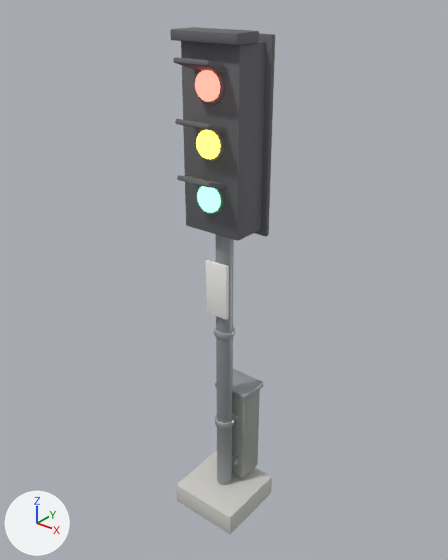
An edit to the glTF model models/th17_signal.glb, drawn before and after from the same camera.
Rendered twice from a 50 mm camera at (3.95, -4.94, 6.34) aimed at (-0.09, 0.11, 3.2). The lights are fixed; the arrows at lower left show +X, +Y and +Z. The first picture is the older version. Where no turn or scale is listed for an object, it has been applied to the vertices. Vertices at exactly the same position are counted once.
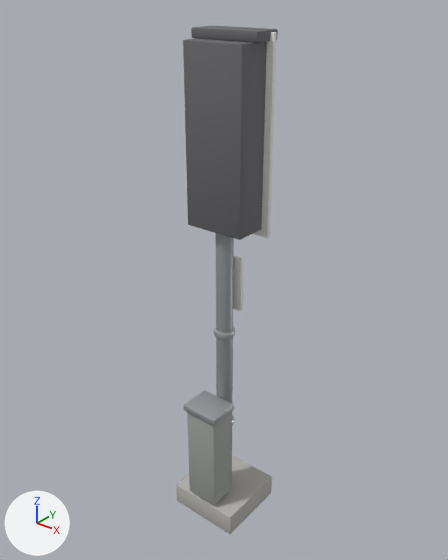
Location of each change, [x1, y1, x2, y2] in pixels of the pictures (448 x 560 px; the box of a moved part takes in the faces that stretch with it):
'Cube.001', moved
    before: [181, 41, 266, 241]
    after: [183, 38, 267, 240]
'Cube.009', moved
    before: [232, 390, 260, 478]
    after: [187, 412, 231, 505]
'Cube', recoloured (light grey to grey)
    both: [176, 467, 272, 534]
'Cube.002', recoloured, moved (dark grey to white)
    before: [255, 33, 275, 236]
    after: [253, 32, 277, 238]
'Cube.008', moved
    before: [206, 260, 229, 320]
    after: [233, 255, 243, 311]
'Cube.010', moved
    before: [215, 369, 263, 401]
    after: [184, 390, 234, 426]
'Cube.007', moved
    before: [170, 27, 259, 45]
    after: [191, 26, 278, 43]
'Cube.004', moved (not visible afterwards)
    before: [173, 57, 227, 72]
'Cube.006', moved (not visible afterwards)
    before: [177, 175, 227, 189]
'Cube.005', moved (not visible afterwards)
    before: [175, 119, 227, 133]
part 1 of me_cylinder_003, moved or reshaped (not visible afterwards)
    before: [195, 70, 220, 102]
part 2 of me_cylinder_004, moved or reshaped (not visible afterwards)
    before: [195, 70, 225, 105]
part 3 of me_cylinder_005, moved or reshaped (not visible afterwards)
    before: [196, 130, 221, 159]
part 4 of me_cylinder_006, moved or reshaped (not visible afterwards)
    before: [196, 129, 225, 162]
part 5 of me_cylinder_007, moved or reshaped (not visible afterwards)
    before: [197, 186, 221, 213]
part 6 of me_cylinder_008, moved or reshaped (not visible afterwards)
    before: [197, 186, 225, 215]

The change, as a list of edits to the scene's bpy script:
```text
Change mat_fundament:
    mat_fundament.base_color: (0.6, 0.59, 0.56) -> (0.45, 0.44, 0.42)  # light grey #cbcac5 -> grey #b3b1ad
Change me_cube_002:
    remove me_cube_002.from_pydata(...)  # 56 vertices, 108 faces; spans x -0.43..0.43, y -0.03..0.03, z -1.01..1.01
    remove me_cube_002.materials.append(mat_signalschirm)  # dark grey #69696c
    add me_cube_002.from_pydata(...)  # 56 vertices, 108 faces; spans x -0.44..0.44, y -0.03..0.03, z -1.03..1.03
    edits to the shape of me_cube_002 do not show in these pictures
    add me_cube_002.materials.append(mat_schirmrand)  # white #ecebe7
Change me_cylinder_003:
    remove me_cylinder_003.from_pydata(...)  # 96 vertices, 188 faces; spans x -0.145..0.145, y -0.05..0.05, z -0.145..0.145
    remove me_cylinder_003.materials.append(mat_rot)  # red #ff6f61, glowing red #ff6f61
    add me_cylinder_003.from_pydata(...)  # 96 vertices, 188 faces; spans x -0.185..0.185, y -0.045..0.045, z -0.185..0.185
    me_cylinder_003 part 1: 96 of 96 vertices moved; they spanned x -0.145..0.145, y -0.05..0.05, z -0.145..0.145 and now span x -0.185..0.185, y -0.045..0.045, z -0.185..0.185; mean shift (0.0, 0.0, 0.0)
    add me_cylinder_003.materials.append(mat_signalschirm)  # dark grey #69696c
Change me_cylinder_004:
    remove me_cylinder_004.from_pydata(...)  # 96 vertices, 188 faces; spans x -0.185..0.185, y -0.045..0.045, z -0.185..0.185
    remove me_cylinder_004.materials.append(mat_signalschirm)  # dark grey #69696c
    add me_cylinder_004.from_pydata(...)  # 96 vertices, 188 faces; spans x -0.145..0.145, y -0.045..0.045, z -0.145..0.145
    me_cylinder_004 part 2: 96 of 96 vertices moved; they spanned x -0.185..0.185, y -0.045..0.045, z -0.185..0.185 and now span x -0.145..0.145, y -0.045..0.045, z -0.145..0.145; mean shift (0.0, 0.0, 0.0)
    add me_cylinder_004.materials.append(mat_rot)  # red #ff6f61, glowing red #ff6f61
Change me_cylinder_005:
    remove me_cylinder_005.from_pydata(...)  # 96 vertices, 188 faces; spans x -0.145..0.145, y -0.05..0.05, z -0.145..0.145
    remove me_cylinder_005.materials.append(mat_gelb)  # yellow #ffdf59, glowing yellow #ffdf59
    add me_cylinder_005.from_pydata(...)  # 96 vertices, 188 faces; spans x -0.185..0.185, y -0.045..0.045, z -0.185..0.185
    me_cylinder_005 part 3: 96 of 96 vertices moved; they spanned x -0.145..0.145, y -0.05..0.05, z -0.145..0.145 and now span x -0.185..0.185, y -0.045..0.045, z -0.185..0.185; mean shift (0.0, 0.0, 0.0)
    add me_cylinder_005.materials.append(mat_signalschirm)  # dark grey #69696c
Change me_cylinder_006:
    remove me_cylinder_006.from_pydata(...)  # 96 vertices, 188 faces; spans x -0.185..0.185, y -0.045..0.045, z -0.185..0.185
    remove me_cylinder_006.materials.append(mat_signalschirm)  # dark grey #69696c
    add me_cylinder_006.from_pydata(...)  # 96 vertices, 188 faces; spans x -0.145..0.145, y -0.045..0.045, z -0.145..0.145
    me_cylinder_006 part 4: 96 of 96 vertices moved; they spanned x -0.185..0.185, y -0.045..0.045, z -0.185..0.185 and now span x -0.145..0.145, y -0.045..0.045, z -0.145..0.145; mean shift (0.0, 0.0, 0.0)
    add me_cylinder_006.materials.append(mat_gelb)  # yellow #ffdf59, glowing yellow #ffdf59
Change me_cylinder_007:
    remove me_cylinder_007.from_pydata(...)  # 96 vertices, 188 faces; spans x -0.145..0.145, y -0.05..0.05, z -0.145..0.145
    remove me_cylinder_007.materials.append(mat_gruen)  # green #7cffad, glowing green #7cffad
    add me_cylinder_007.from_pydata(...)  # 96 vertices, 188 faces; spans x -0.185..0.185, y -0.045..0.045, z -0.185..0.185
    me_cylinder_007 part 5: 96 of 96 vertices moved; they spanned x -0.145..0.145, y -0.05..0.05, z -0.145..0.145 and now span x -0.185..0.185, y -0.045..0.045, z -0.185..0.185; mean shift (0.0, 0.0, 0.0)
    add me_cylinder_007.materials.append(mat_signalschirm)  # dark grey #69696c
Change me_cylinder_008:
    remove me_cylinder_008.from_pydata(...)  # 96 vertices, 188 faces; spans x -0.185..0.185, y -0.045..0.045, z -0.185..0.185
    remove me_cylinder_008.materials.append(mat_signalschirm)  # dark grey #69696c
    add me_cylinder_008.from_pydata(...)  # 96 vertices, 188 faces; spans x -0.145..0.145, y -0.045..0.045, z -0.145..0.145
    me_cylinder_008 part 6: 96 of 96 vertices moved; they spanned x -0.185..0.185, y -0.045..0.045, z -0.185..0.185 and now span x -0.145..0.145, y -0.045..0.045, z -0.145..0.145; mean shift (0.0, 0.0, 0.0)
    add me_cylinder_008.materials.append(mat_gruen)  # green #7cffad, glowing green #7cffad
Change ob_cube_001:
    ob_cube_001.location: (0.0, -0.02, 4.86) -> (0.0, 0.0, 4.86)
Change ob_cube_002:
    ob_cube_002.location: (0.0, 0.2, 4.86) -> (0.0, 0.21, 4.86)
Change ob_cube_004:
    ob_cube_004.location: (0.0, -0.36, 5.62) -> (0.0, 0.42, 5.62)
Change ob_cube_005:
    ob_cube_005.location: (0.0, -0.36, 5.06) -> (0.0, 0.42, 5.06)
Change ob_cube_006:
    ob_cube_006.location: (0.0, -0.36, 4.5) -> (0.0, 0.42, 4.5)
Change ob_cube_007:
    ob_cube_007.location: (0.0, -0.16, 5.86) -> (0.0, 0.14, 5.86)
Change ob_cube_008:
    ob_cube_008.location: (0.0, -0.13, 3.2) -> (0.0, 0.14, 3.2)
Change ob_cube_009:
    ob_cube_009.location: (0.0, 0.3, 1.0) -> (0.0, -0.3, 1.0)
Change ob_cube_010:
    ob_cube_010.location: (0.0, 0.3, 1.68) -> (0.0, -0.3, 1.68)
Change ob_cube_011:
    ob_cube_011.location: (0.0, 0.13, 0.6) -> (0.0, -0.13, 0.6)
Change ob_cube_012:
    ob_cube_012.location: (0.0, 0.13, 1.3) -> (0.0, -0.13, 1.3)
```
